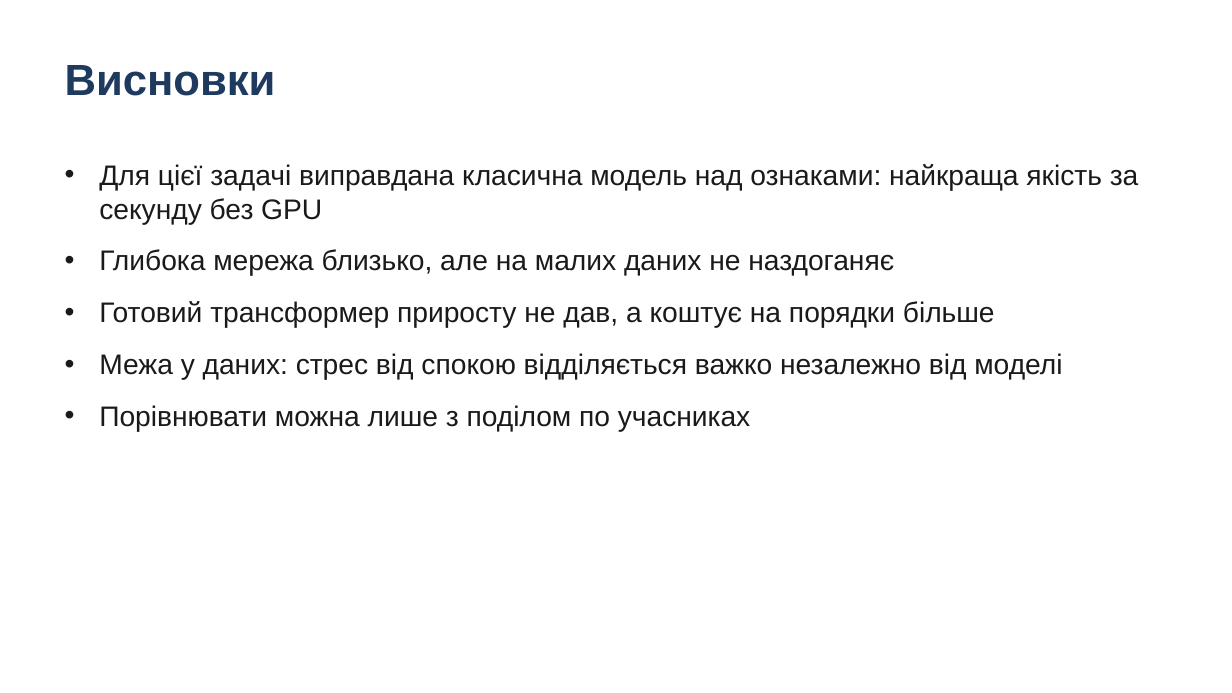
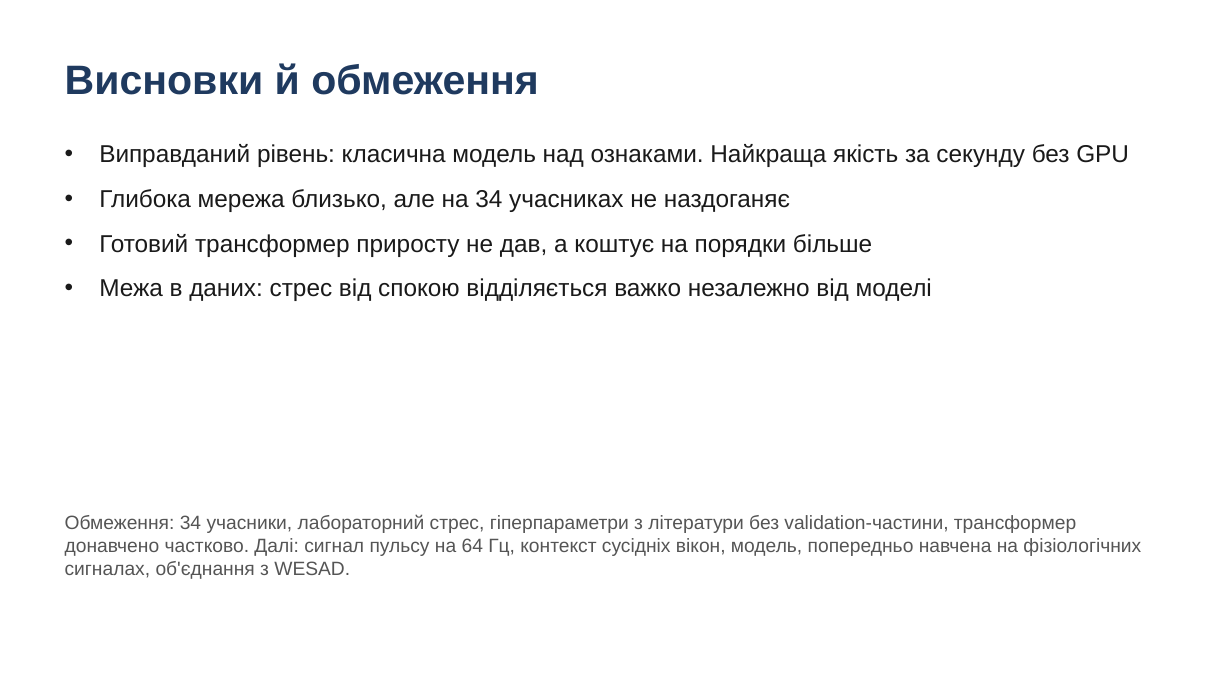
Before and after one commit to lukovskiy541/wearable-stress-exercise, a slide deck: slide 10 of presentation.pptx (slide 11 before the commit). Drawn at 1232x693 pixels with LibreOffice and Linux fonts; fonts in the diff are those of the drawing. Boxes give left, top, right and bottom in pixels: in the first picture for what was removed or moved away, otherwise in the second. Text is boxed around its words. In the diff, an @@ line names an element or a change of style, - is before the commit and + after.

Commit message:
Align presentation with lab guidelines

```diff
--- a/presentation.pptx
+++ b/presentation.pptx
@@ text at bbox=[65, 63, 539, 95]: text changed; size 34 to 32 pt @@
-Висновки
+Висновки й обмеження
@@ text "Виправданий рівень: класична модель над ...": place and size @@
-text "Виправданий рівень: класична модель над ..." at bbox=[99, 164, 1139, 432]
+text "Виправданий рівень: класична модель над ..." at bbox=[99, 144, 1129, 301]
@@ text at bbox=[99, 144, 1129, 212]: text changed; size 22 to 19 pt @@
-• Для цієї задачі виправдана класична модель над ознаками: найкраща якість за секунду без GPU
-• Глибока мережа близько, але на малих даних не наздоганяє
+• Виправданий рівень: класична модель над ознаками. Найкраща якість за секунду без GPU
+• Глибока мережа близько, але на 34 учасниках не наздоганяє
@@ text at bbox=[99, 234, 872, 257]: size 22 to 19 pt in "Готовий трансформер приросту не дав, а коштує ..."; less space between paragraphs @@
@@ text at bbox=[99, 278, 932, 301]: text changed; size 22 to 19 pt @@
-• Межа у даних: стрес від спокою відділяється важко незалежно від моделі
-• Порівнювати можна лише з поділом по учасниках
+• Межа в даних: стрес від спокою відділяється важко незалежно від моделі
@@ text added at bbox=[65, 514, 1141, 579], 15 pt, text #555555 @@
+Обмеження: 34 учасники, лабораторний стрес, гіперпараметри з літератури без validation-частини, трансформер донавчено частково. Далі: сигнал пульсу на 64 Гц, контекст сусідніх вікон, модель, попередньо навчена на фізіологічних сигналах, об'єднання з WESAD.
```
Also in this commit, not shown: 5 other slides changed, 3 slides added, 4 slides removed, 2 other files.
